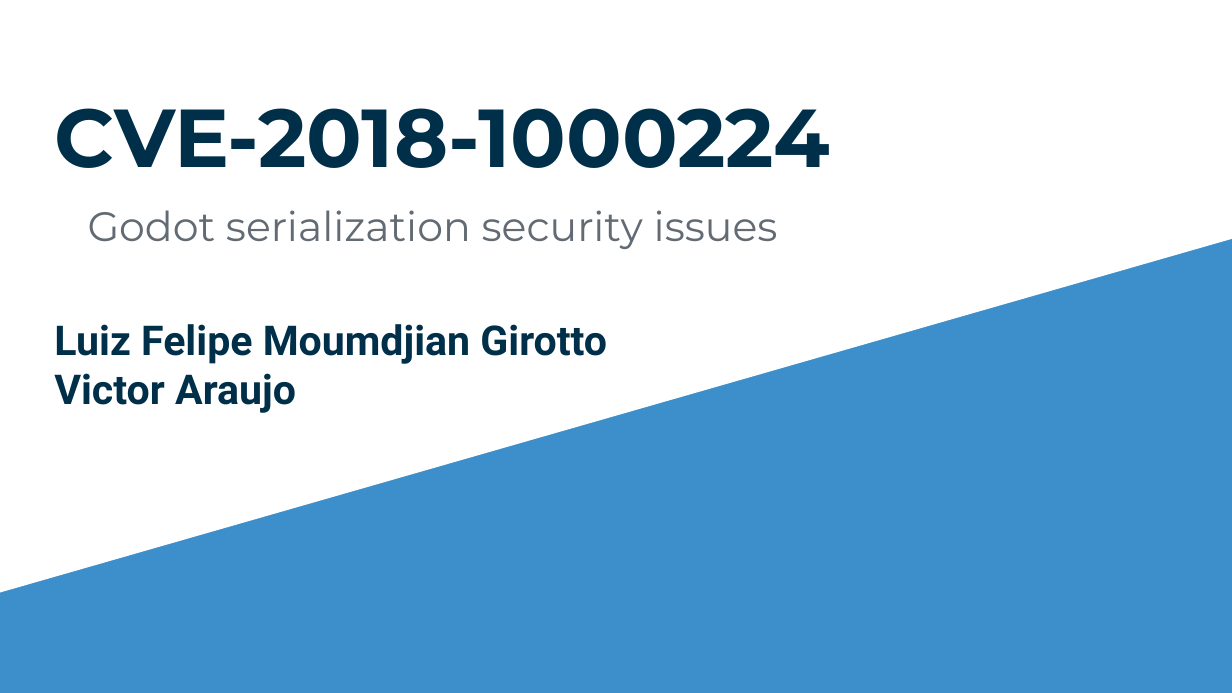
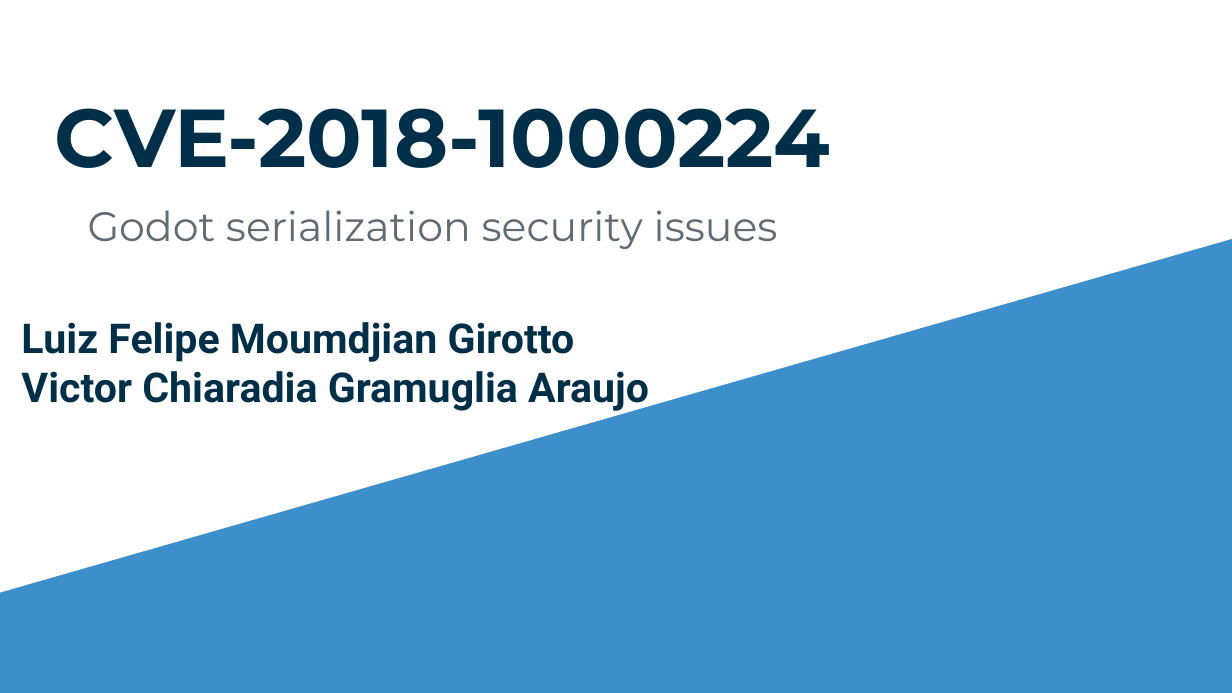
Before and after one commit to LuizGyro/mac0352-2019, a slide deck: slide 1 of ep4-VictorAraujo-LuizGirotto/Apresentação_ EP4 (MAC0352).pptx. Drawn at 1232x693 pixels with LibreOffice and Linux fonts; fonts in the diff are those of the drawing. Boxes give left, top, right and bottom in pixels: in the first picture for what was removed or moved away, otherwise in the second. Text is boxed around its words. In the diff, an @@ line names an element or a change of style, - is before the commit and + after.

```diff
--- a/ep4-VictorAraujo-LuizGirotto/Apresentação_ EP4 (MAC0352).pptx
+++ b/ep4-VictorAraujo-LuizGirotto/Apresentação_ EP4 (MAC0352).pptx
@@ text "Luiz Felipe Moumdjian Girotto": place and size @@
-text "Luiz Felipe Moumdjian Girotto" at [54,324,607,413]
+text "Luiz Felipe Moumdjian Girotto" at [21,322,649,413]
@@ text at [21,371,649,413]: text changed @@
-Victor Araujo
+Victor Chiaradia Gramuglia Araujo
```
Also in this commit, not shown: 2 other slides changed, 3 other files.
